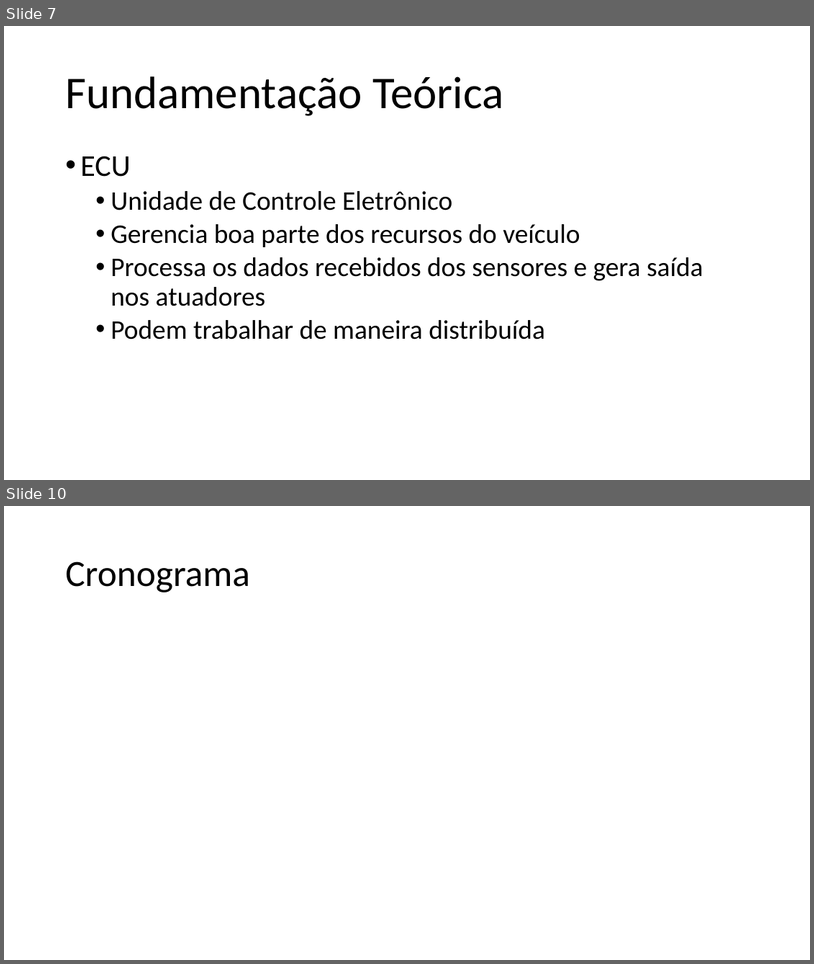
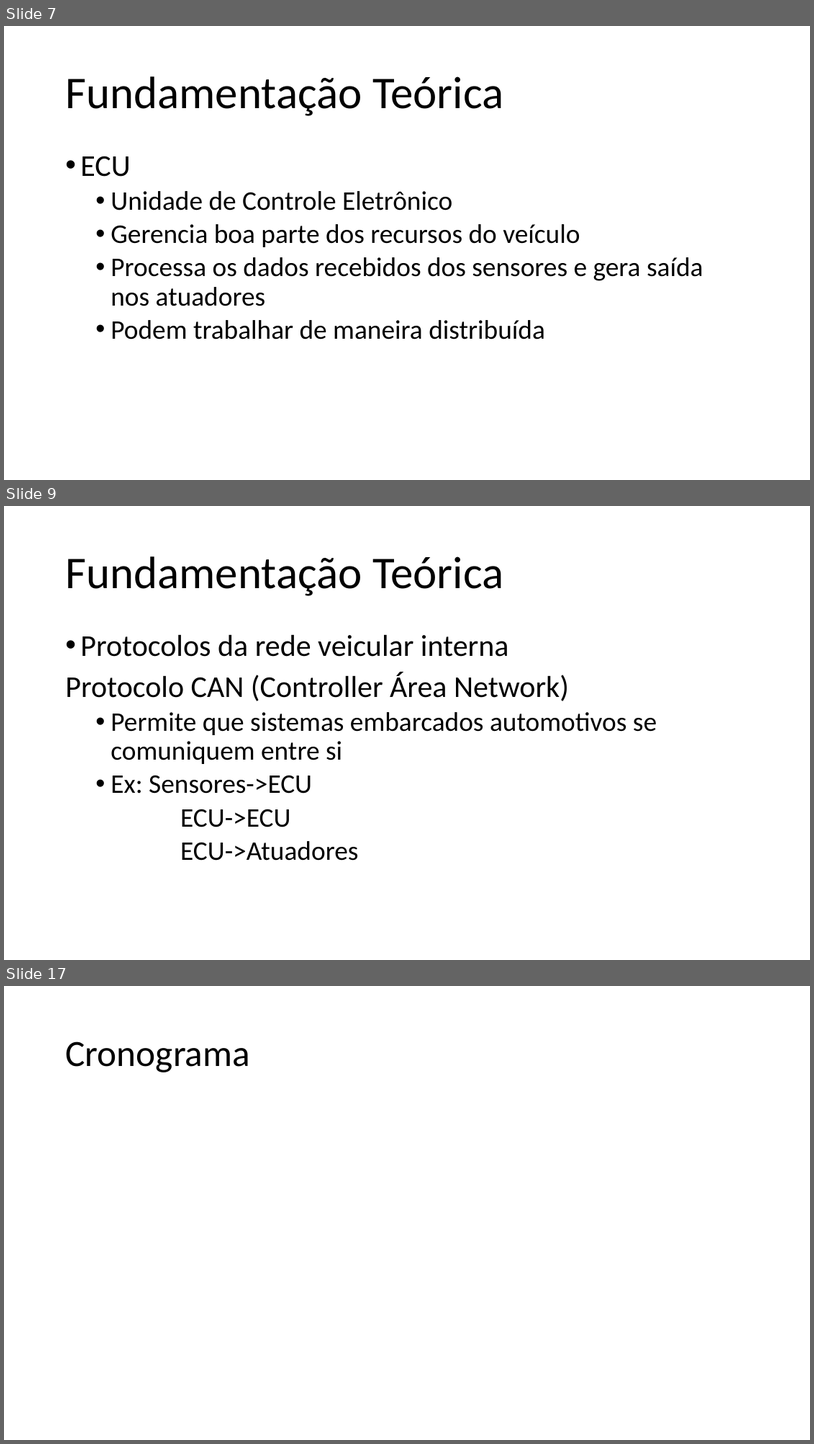
Before and after one commit to ruanlas/TADS2015, a slide deck: TCC-documentos/Apresentacao/TCC_v2.pptx. Shown one above the other, each under a label of ours: slides 7 and 10 before the commit, slides 7, 9 and 17 after it; the slides between them are not shown. The pictures are 814x964 and 814x1444 pixels, drawn with LibreOffice and Linux fonts; fonts in the diff are those of the drawing. Boxes give left, top, right and bottom in pixels: in the first picture for what was removed or moved away, otherwise in the second. Text is boxed around its words. In the diff, an @@ line names an element or a change of style, - is before the commit and + after.

```diff
--- a/TCC-documentos/Apresentacao/TCC_v2.pptx
+++ b/TCC-documentos/Apresentacao/TCC_v2.pptx
@@ slide 9 added at <box>4,506,810,960</box>, background #FFFFFF @@
@@ title added at <box>65,556,504,596</box>, 54 pt, text #000000 @@
+Fundamentação Teórica
@@ text added at <box>65,635,657,860</box>, 32 pt, text #000000 @@
+• Protocolos da rede veicular interna
+Protocolo CAN (Controller Área Network)
+  • Permite que sistemas embarcados automotivos se comuniquem entre si
+  • Ex: Sensores->ECU
+  ECU->ECU
+  ECU->Atuadores
@@ what was slide 10 is now slide 17 @@
```
Also in this commit, not shown: 3 slides changed, 6 other slides added, 2 other files.
